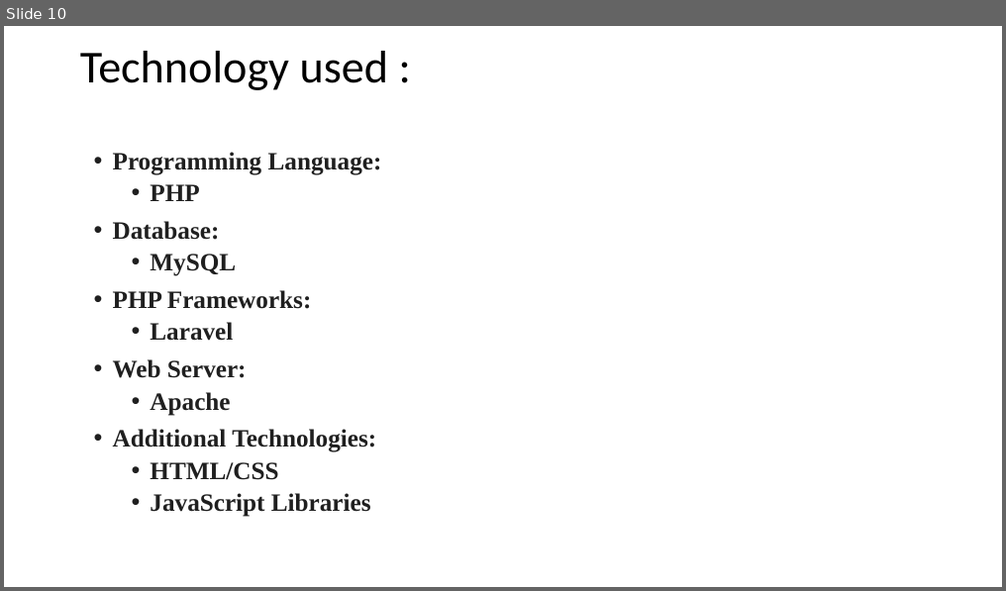
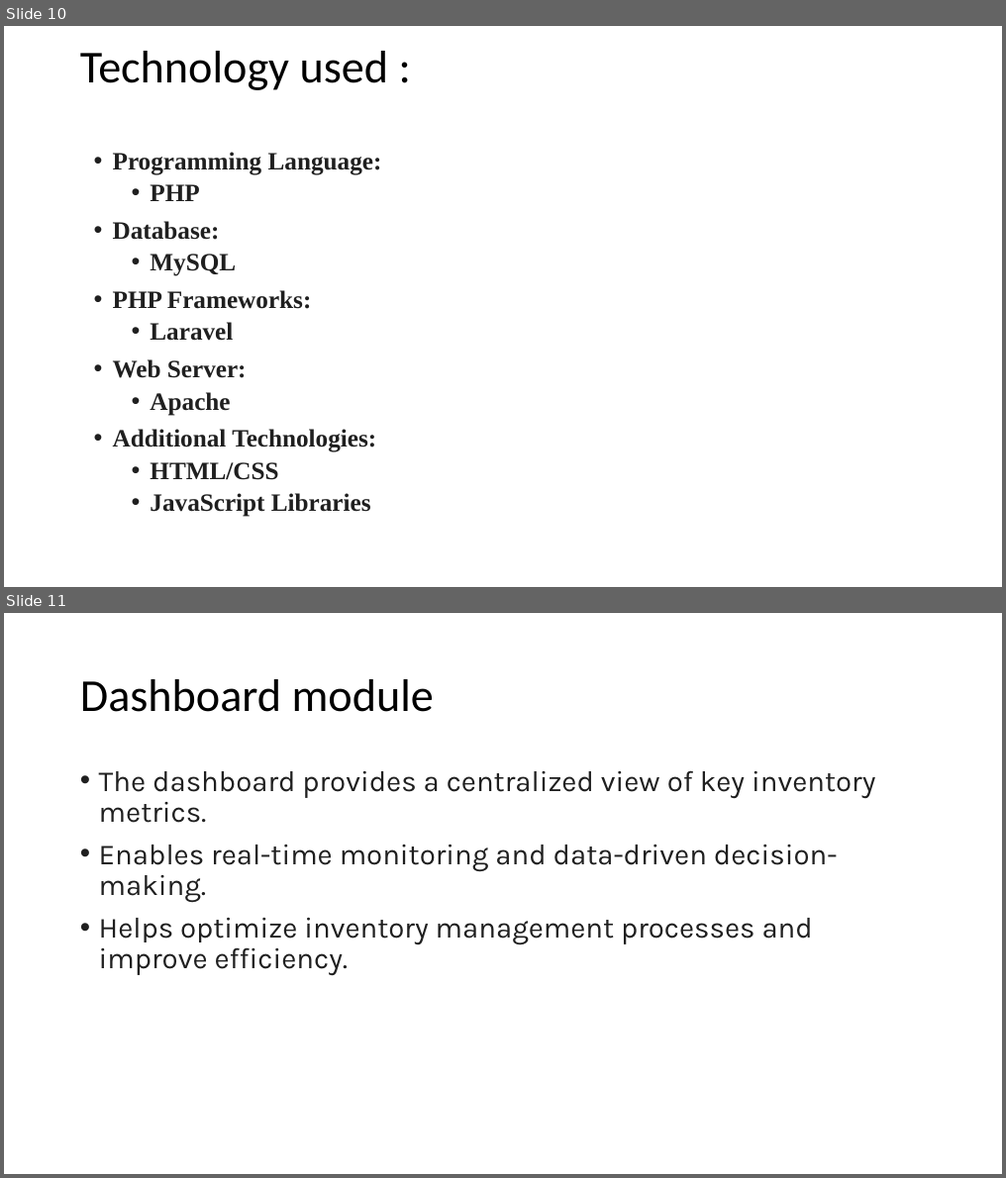
Before and after one commit to sheshagiri-62/6th-Sem-Project-Doc, a slide deck: ppt/final ppt content for CIE 1.pptx. Shown one above the other, each under a label of ours: slide 10 before the commit, slides 10 and 11 after it. The pictures are 1006x591 and 1006x1178 pixels, drawn with LibreOffice and Linux fonts; fonts in the diff are those of the drawing. Boxes give left, top, right and bottom in pixels: in the first picture for what was removed or moved away, otherwise in the second. Text is boxed around its words. In the diff, an @@ line names an element or a change of style, - is before the commit and + after.

```diff
--- a/ppt/final ppt content for CIE 1.pptx
+++ b/ppt/final ppt content for CIE 1.pptx
@@ slide 11 added at box(4, 613, 1002, 1174), background #FFFFFF @@
@@ title added at box(80, 679, 434, 712), 44 pt, text #000000 @@
+Dashboard module
@@ text added at box(99, 770, 875, 976), 28 pt, text #1F1F1F @@
+• The dashboard provides a centralized view of key inventory metrics.
+• Enables real-time monitoring and data-driven decision-making.
+• Helps optimize inventory management processes and improve efficiency.
```
Also in this commit, not shown: 3 other slides added, 1 slide removed, 28 other files.
